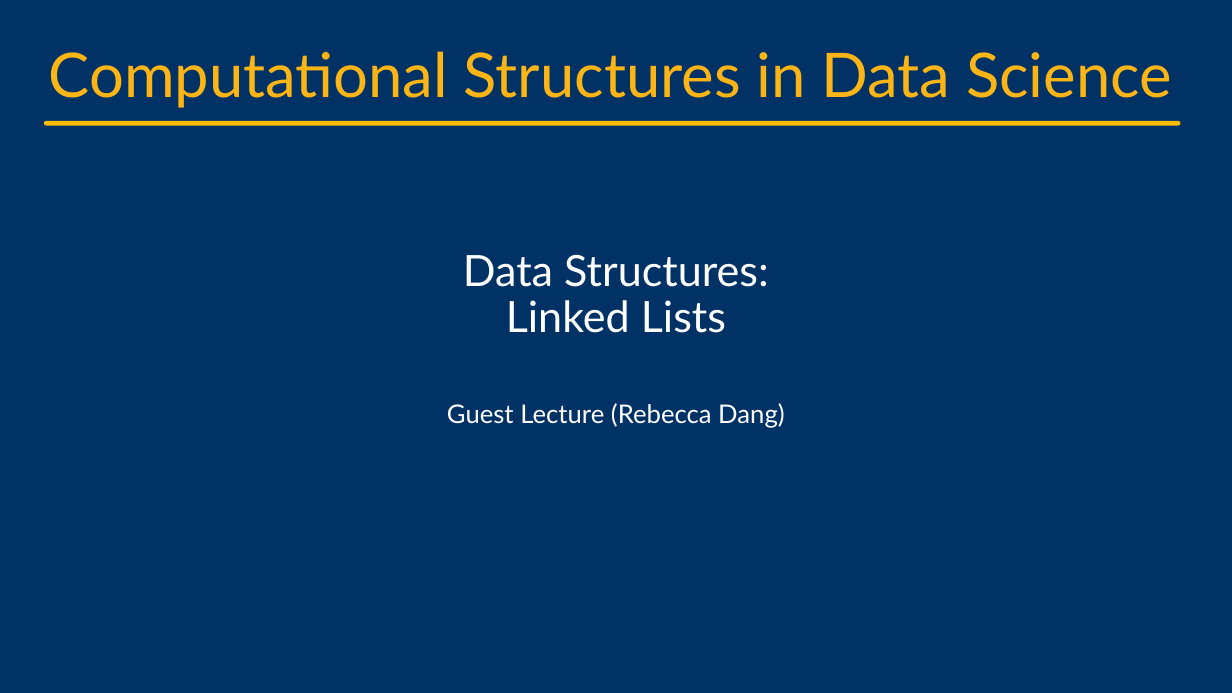
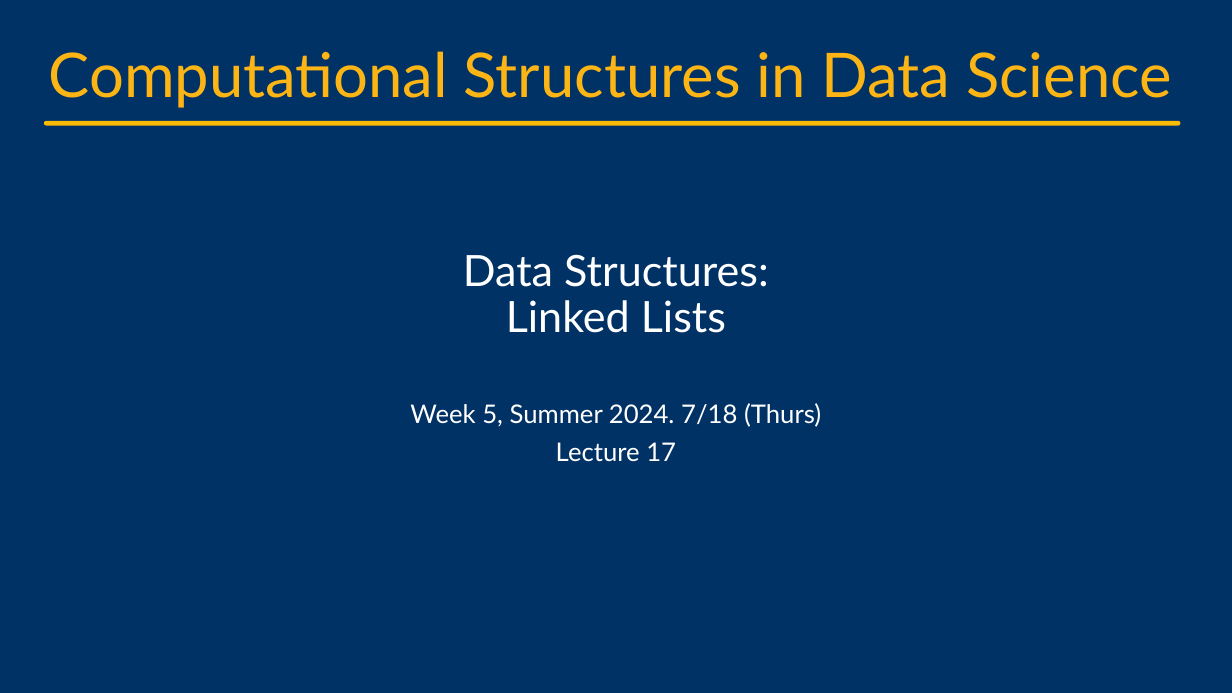
Before and after one commit to cs88-website/su24, a slide deck: slide 1 of assets/slides/su24/17-Linked_Lists.pptx. Drawn at 1232x693 pixels with LibreOffice and Linux fonts; fonts in the diff are those of the drawing; background and template pictures are left out. Boxes give left, top, right and bottom in pixels: in the first picture for what was removed or moved away, otherwise in the second. Text is boxed around its words. In the diff, an @@ line names an element or a change of style, - is before the commit and + after.

```diff
--- a/assets/slides/su24/17-Linked_Lists.pptx
+++ b/assets/slides/su24/17-Linked_Lists.pptx
@@ subtitle at (410, 403, 821, 462): text changed @@
-Guest Lecture (Rebecca Dang)
+Week 5, Summer 2024. 7/18 (Thurs)
+Lecture 17
```
Also in this commit, not shown: 1 other slide changed, 1 slide added, 4 slides removed, 5 other files.
